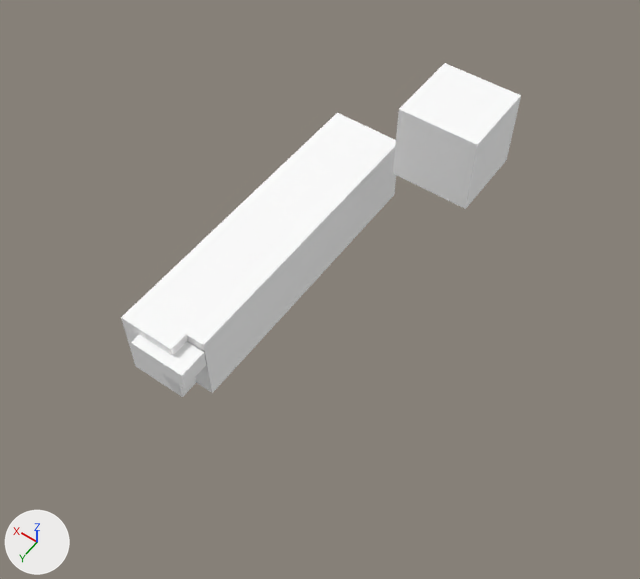
The glTF model models/viewmodels/example.gltf, before and after one commit.
Both versions are drawn from a 50 mm lens placed at (-1.62, 3.63, 4.53), pointed at (0.1, 1.22, 0.74). The axes (+X, +Y, +Z) are drawn at lower left. The lights are the same throughout. The first picture is the older version. Where no turn or scale is listed for an object, it has been applied to the vertices.

Before the edit, the objects in view are built like this:
```python
me_mesh_0 = bpy.data.meshes.new('Mesh_0')
me_mesh_0.from_pydata(...)  # a box spanning x -0.25..0.25, y -1.0..1.0, z 0.0..0.5
me_mesh_0.materials.append(mat_material_0)  # white #ffffff
me_mesh_1 = bpy.data.meshes.new('Mesh_1')
me_mesh_1.from_pydata(...)  # a box spanning x -0.25..0.25, y -0.25..0.25, z 0.0..0.5
me_mesh_1.materials.append(mat_material_0)  # white #ffffff
me_mesh_3 = bpy.data.meshes.new('Mesh_3')
me_mesh_3.from_pydata(...)  # a box spanning x -0.188..0.188, y -0.087..0.1, z 0.188..0.312
me_mesh_3.materials.append(mat_material_0)  # white #ffffff
ob_mesh = bpy.data.objects.new('mesh', me_mesh_0)
ob_mesh.location = (0.75, 0.75, 0.0)
ob_mesh_001 = bpy.data.objects.new('mesh.001', me_mesh_1)
ob_mesh_001.location = (0.0, 0.0, 0.75)
ob_mesh_003 = bpy.data.objects.new('mesh.003', me_mesh_3)
ob_mesh_003.location = (0.688, 1.844, 0.125)
# also in view: 'mesh.002' at (0.81, 1.81, 0.25)
```
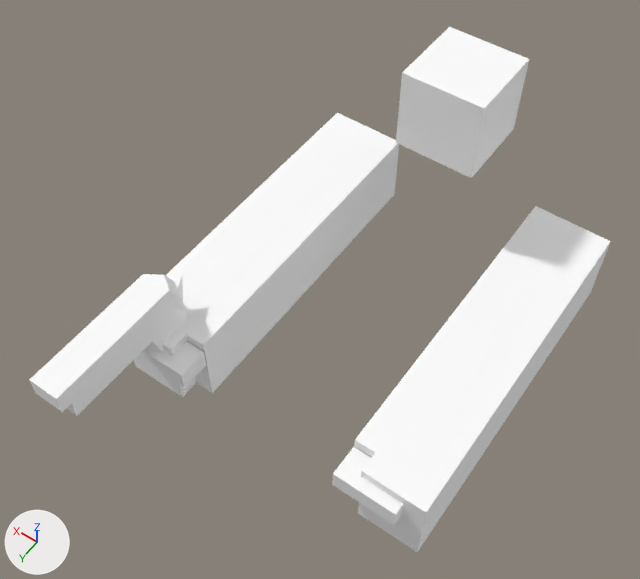
The edits, one by one:
Mesh me_mesh_9 is new.
It is a box spanning x -0.188..0.188, y -0.062..0.062, z 0.0..0.5.
It uses material mat_material_0 (white #ffffff).
Mesh me_mesh_8 is new.
It is a box spanning x -0.188..0.188, y -0.088..0.1, z 0.188..0.312.
It uses material mat_material_0 (white #ffffff).
Mesh me_mesh_7 is new.
It is a box spanning x -0.25..0.25, y -1.0..1.0, z 0.0..0.5.
It uses material mat_material_0 (white #ffffff).
Mesh me_mesh_4 is new.
It has 12 vertices, 20 faces and spans x -0.125..0.062, y -0.188..0.75, z -0.119..0.006.
It uses material mat_material_0 (white #ffffff).
Mesh me_mesh_3_1 is new.
It has 12 vertices, 20 faces and spans x -0.125..0.062, y -0.375..0.188, z -0.15..0.475.
It uses material mat_material_0 (white #ffffff).
Mesh me_mesh_2_1 is new.
It has 12 vertices, 20 faces and spans x -0.125..0.062, y -0.25..0.688, z -0.119..0.006.
It uses material mat_material_0 (white #ffffff).
Object 'mesh.001' (ob_mesh_001) moves from (0.0, 0.0, 0.75) to (0.0, 0.0, 1.0).
Object 'hand.002' (ob_hand_002) is new; it shows me_mesh_9.
Its location is (-0.812, 1.812, 0.0).
Object 'thumb.002' (ob_thumb_002) is new; it shows me_mesh_8.
Its location is (-0.688, 1.844, 0.125).
Object 'left_arm' (ob_left_arm) is new; it shows me_mesh_7.
Its location is (-0.75, 0.75, 0.0).
Object 'slide.001' (ob_slide_001) is new; it shows me_mesh_4.
Its location is (0.812, 1.812, 0.844).
Object 'handle.001' (ob_handle_001) is new; it shows me_mesh_3_1.
Its location is (0.812, 1.812, 0.125).
Object 'base' (ob_base) is new; it shows me_mesh_2_1.
Its location is (0.812, 1.812, 0.719).

Where the change shows, as pixel boxes (x1, y1, x2, y2) in the pictures (640 x 579 px):
'left_arm', added
    after: (354, 206, 611, 533)
'mesh.001', moved
    before: (393, 63, 521, 209)
    after: (396, 27, 529, 178)
'slide.001', added
    after: (29, 274, 180, 412)
'hand.002', added
    after: (358, 453, 439, 552)
'thumb.002', added
    after: (332, 447, 403, 525)
'base', added
    after: (66, 275, 183, 416)
'handle.001', added
    after: (142, 303, 189, 353)
